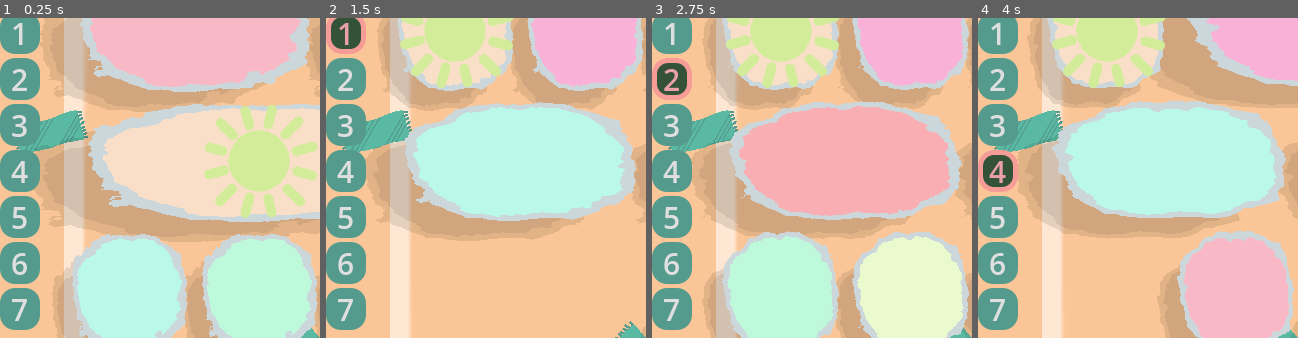
Above: before the commit, frames 1-4 (left to right).
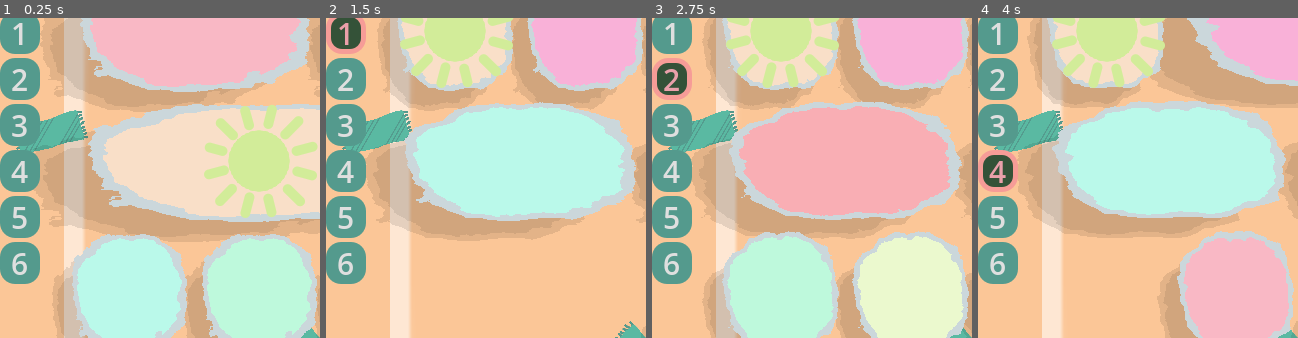
Above: after the commit, the same moments.

Repository: firelighted/comfyjam2026_slidingsun
Game: Godot game, scene res://scenes_scripts/main_2d.tscn
Two runs of this game, one before a commit and one after it. Both use one fixed random seed, a clock stepped at 60 frames per second and the inputs below. The engine's default icon, where the game draws it, is replaced by a stand-in: a white triangle on a blue panel in a dark square.
Inputs:
- Up to frame 1 (0.25 s): no input
- Up to frame 2 (1.5 s): click "0" at 0.5 s; click "1" at 1.25 s
- Up to frame 3 (2.75 s): click "2" at 2 s
- Up to frame 4 (4 s): click "3" at 2.75 s; click "4" at 3.5 s
The pictures show only the part of the screen within x 0-50%, y 18-68%; the shares and areas given below are measured in that part.

The runs differ from the first frame. In frame 1, 1.5% of the frame differs, in the area x 0-13%, y 84-98%; in frame 2, 1.5%; in frame 3, 1.5%; in frame 4, 1.5%.

Commit message:
removed debug level

Diff:
--- a/block_manager.gd
+++ b/block_manager.gd
@@ -48,12 +48,12 @@
 		5,6,7,1,
 		-1,-1,-1,9
 	],
-	[
-		-1, -1, -1, -1,
-		-1, -1, -1, -1,
-		-1, 0, 0, 0,
-		-1, -1, -1, -1,
-	],
+	#[
+		#-1, -1, -1, -1,
+		#-1, -1, -1, -1,
+		#-1, 0, 0, 0,
+		#-1, -1, -1, -1,
+	#],
 ]
 
 
@@ -64,7 +64,7 @@
 const breaker_tiles_level_4 : Array[Vector2] = [Vector2(0, 0), Vector2(1,0)]
 const breaker_tiles_level_5 : Array[Vector2] = [Vector2(1, 0), Vector2(2,0)]
 const breaker_tiles_level_6 : Array[Vector2] = [Vector2(2, 3), Vector2(3,3)]
-const breaker_tiles_level_7 : Array[Vector2] = [Vector2(1, 0), Vector2(2,0)]
+#const breaker_tiles_level_7 : Array[Vector2] = [Vector2(1, 0), Vector2(2,0)]
 # locations for wind breaker tiles in each level
 var breaker_tiles_levels = [
 	breaker_tiles_level_0,
@@ -74,7 +74,7 @@
 	breaker_tiles_level_4,
 	breaker_tiles_level_5,
 	breaker_tiles_level_6,
-	breaker_tiles_level_7
+	#breaker_tiles_level_7
 ]
 var level_move_counts : Array[int] = []
 var current_level = 0
